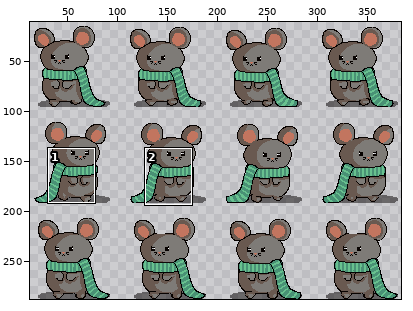
Sprite sheet -- dist/resources/characters/customer2_walk.png. Above: a wide view before the commit, with the close-up outlined.
Close-up. As it was:
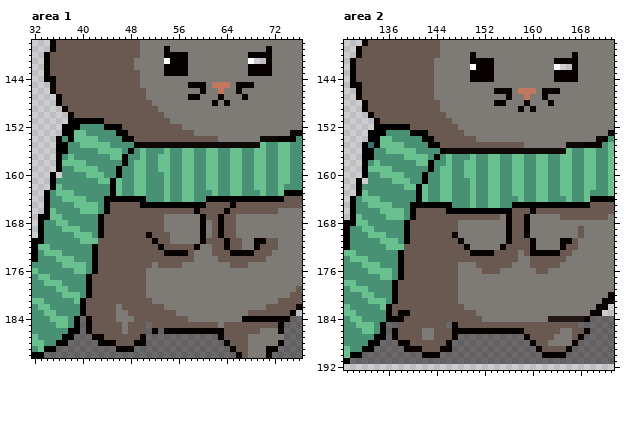
The file is 384x288 pixels. Colours within 5 levels of each other are drawn and written as one. Shown: area 1: x 32..76, y 138..190; area 2: x 129..173, y 138..192. The wide view leaves out empty margins. The commit also changed other parts of the picture, which this record leaves out.
After:
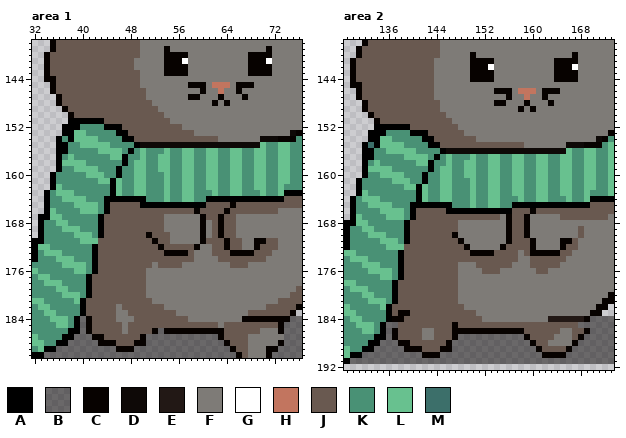
Palette (. is transparent): A #000000  B #0400007e  C #070200  D #0e0907  E #221815  F #7e7b77  G #ffffff  H #c2755f  J #695950  K #499175  L #68c18f  M #3c6f6a
Change:
Area 1:
y 141: x 54 G -> C; x 57 C -> G; x 68..71 G..C -> CCCG
y 160: x 36 . -> K
y 185..186: x 51 B -> J
Area 2:
y 142: x 150 G -> C; x 153 C -> G; x 164..167 G..C -> CCCG
y 161: x 132 . -> K
y 185: x 146 B -> J
Changed places in both close-ups, as pixel boxes (x1, y1, x2, y2):
changed: (164, 58, 188, 64)
changed: (248, 58, 272, 64)
added: (56, 172, 62, 178)
changed: (146, 322, 152, 334)
changed: (470, 64, 494, 70)
changed: (554, 64, 578, 70)
added: (362, 178, 368, 184)
changed: (446, 322, 452, 328)
